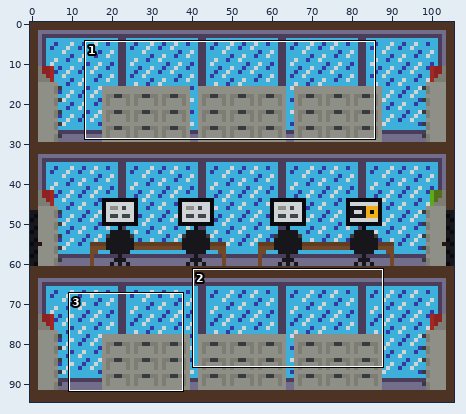
Pixel-art file: Assets/Resources/Environment/levelFinalEnemyBoss1.aseprite. Above, an overview of the earlier version with the close-up marked.
Close-up. First the earlier version:
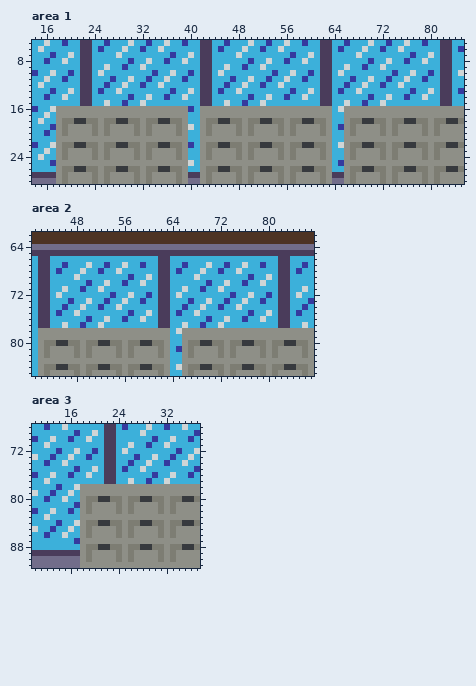
106x95 pixels, 1 frame. Shown: area 1: x 14..85, y 5..28; area 2: x 41..87, y 62..85; area 3: x 10..37, y 68..91.
The same view after the edit:
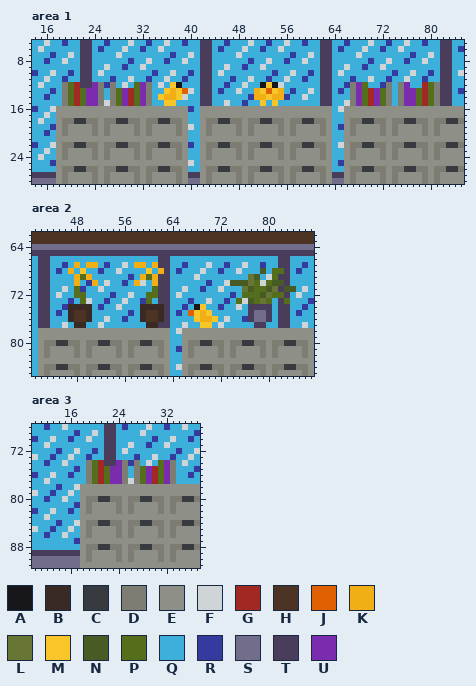
Palette (. is transparent): A #16161b  B #3a2a24  C #373a3e  D #7d7d73  E #8e8f87  F #cfd5d6  G #a12823  H #4d3324  J #e06101  K #f1af15  L #687635  M #f9c629  N #495b24  P #556e1c  Q #3cb0da  R #353a9e  S #726d8a  T #4a3c5b  U #7b2bad
What changed:
Changed rows in their new state; - is an unchanged pixel.
Area 1, layer "Furniture":
first column x 19:
12 DPG--UD-D---PUD---MA-------------AMA------------DUP---D-DU--GPD
13 DPGPUUD-DPUGPUD--MKMJ-----------KMJMK-----------DUPGUPD-DUUPGPD
14 DPGPUUD-DPUGPUD-MKKM------------KKMKK-----------DUPGUPD-DUUPGPD
15 DPGPUUD-DPUGPUD--MM--------------M-M------------DUPGUPD-DUUPGPD
Area 2, layer "Furniture":
first column x 47:
67 -K-KK------KK-K-----------------------
68 K-M----------M-K----------------N-PP--
69 -KPK--------KPK---------------LN--P---
70 -K--K------K--K------------NNNLP-PNN--
71 -P------------P--------------LNPPNL-NN
72 -PP----------PP--------------PPPNLPP--
73 --P----------P--------------P-NPLP--P-
74 BBBB--------BBBB-----AM-------TTTT----
75 BHHB--------BHHB----JMKM------TSST----
76 BHHB--------BHHB-----MKKM-----TSST----
77 -BB----------BB-------MM-------TT-----
Area 3, layer "Furniture":
first column x 19:
74 DPG--UD-D---PUD
75 DPGPUUD-DPUGPUD
76 DPGPUUD-DPUGPUD
77 DPGPUUD-DPUGPUD
